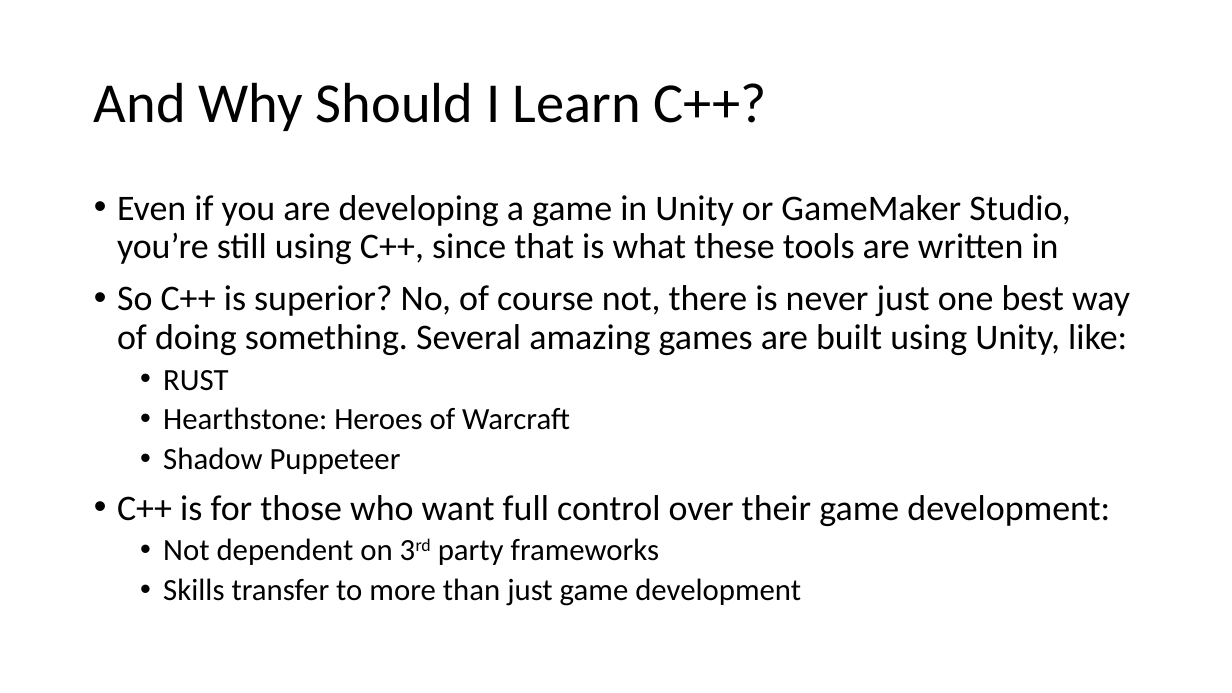
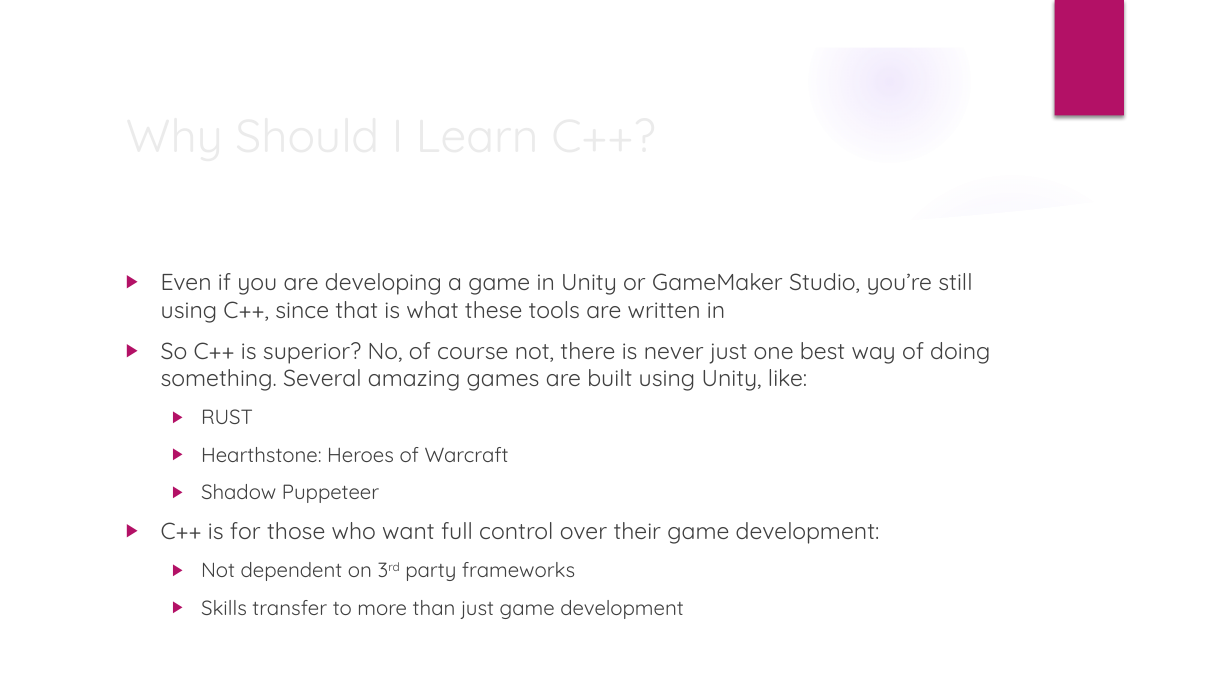
Before and after one commit to sgowen/IntroToCPlusPlusGameDev, a slide deck: slide 3 of IntroToCPlusPlusGameDev.pptx. Drawn at 1232x693 pixels with LibreOffice and Linux fonts; fonts in the diff are those of the drawing; background and template pictures are left out. Boxes give left, top, right and bottom in pixels: in the first picture for what was removed or moved away, otherwise in the second. Text is boxed around its words. In the diff, an @@ line names an element or a change of style, - is before the commit and + after.

```diff
--- a/IntroToCPlusPlusGameDev.pptx
+++ b/IntroToCPlusPlusGameDev.pptx
@@ group added at (0, 0, 1232, 693): 4 ellipses, 3 freeform shapes @@
@@ rectangle added at (1055, 0, 1124, 116), fill #B31166 @@
@@ title at (94, 82, 767, 131): text changed; size 44 to 36 pt; font Calibri to Quicksand; text colour #000000 to #EBEBEB @@
-And Why Should I Learn C++?
+Why Should I Learn C++?
@@ text "Even if you are developing ...": place and size @@
-text "Even if you are developing ..." at (117, 195, 1130, 606)
+text "Even if you are developing ..." at (161, 273, 990, 619)
@@ text "Even if you are developing ..." at (161, 273, 990, 619): size 28 to 18 pt in "Even if you are developing a game ...", "So C++ is superior? No, of course ...", "C++ is for those who want full ..."; font Calibri to Quicksand, text colour #000000 to #404040; size 24 to 16 pt in "RUST", "Hearthstone: Heroes of Warcraft", "Shadow Puppeteer", "Not dependent on 3rd party frameworks" and 1 more places; bullet • to ▶; line spacing 0.9 to 1; more space between paragraphs @@
```
Also in this commit, not shown: 7 other slides changed, 2 slides added.
